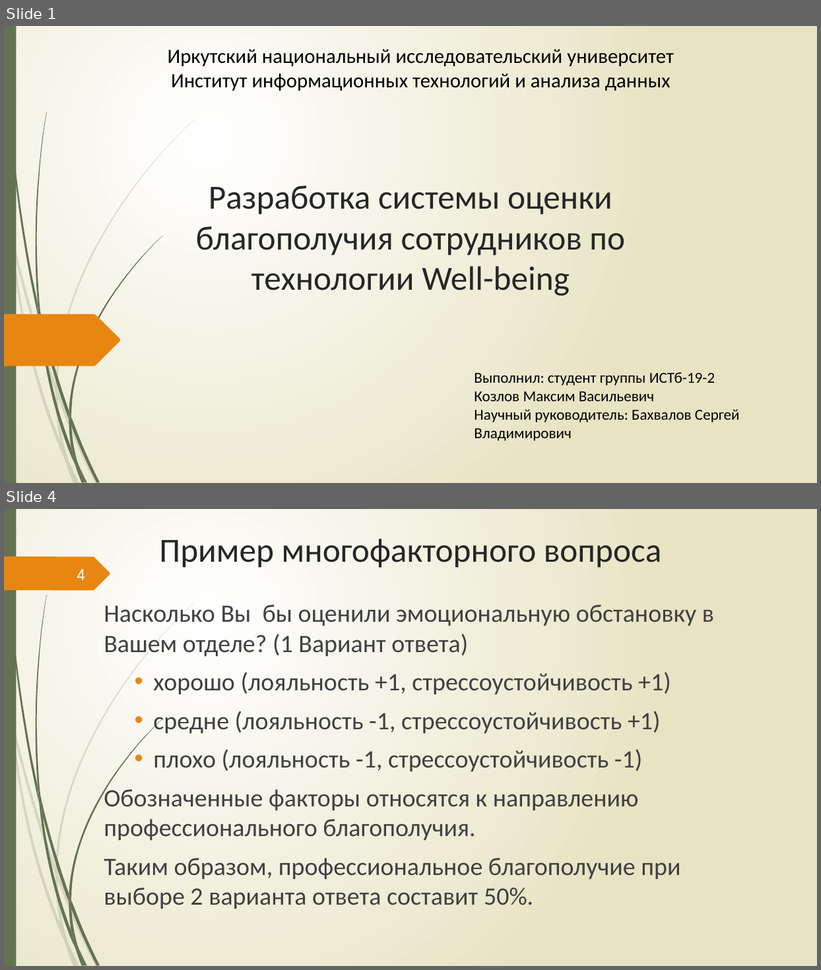
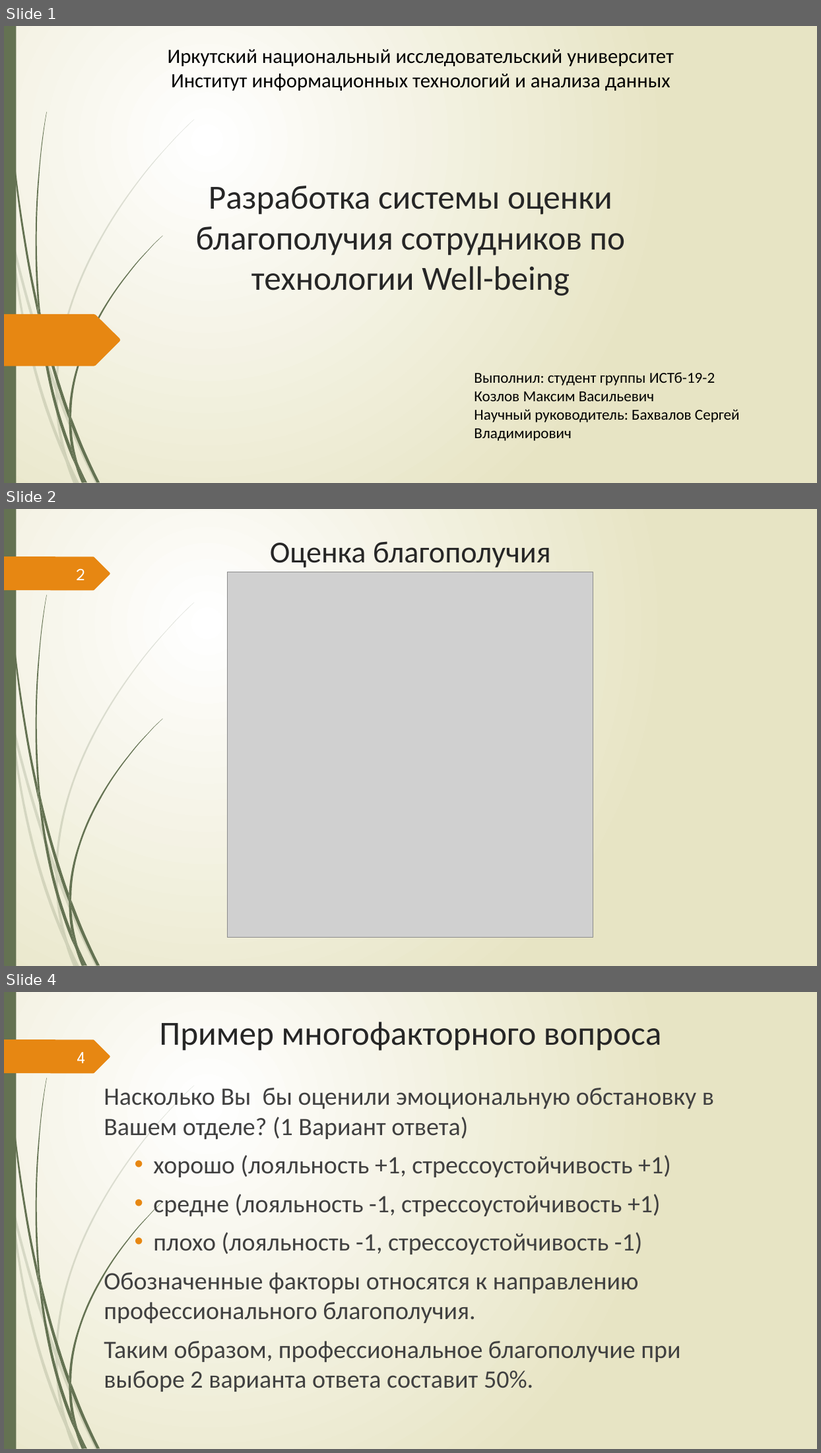
Before and after one commit to Csar9000/Quality-of-life-assessment-system, a slide deck: Документы/Презентация для конференции.pptx. Shown one above the other, each under a label of ours: slides 1 and 4 before the commit, slides 1, 2 and 4 after it; the slides between them are not shown. The pictures are 821x970 and 821x1453 pixels, drawn with LibreOffice and Linux fonts; fonts in the diff are those of the drawing; grey boxes stand for pictures. Boxes give left, top, right and bottom in pixels: in the first picture for what was removed or moved away, otherwise in the second. Text is boxed around its words. In the diff, an @@ line names an element or a change of style, - is before the commit and + after.

```diff
--- a/Документы/Презентация для конференции.pptx
+++ b/Документы/Презентация для конференции.pptx
@@ slide 2 added at (4,509,817,966), background gradient #FFFFFF to #E8E6C4; not listed: 24 template elements that a slide beside it also shows @@
@@ title added at (270,541,551,568), 36 pt, text #262626 @@
+Оценка благополучия
@@ page number added at (76,568,85,580), 20 pt, text #FEFFFF @@
+2
@@ picture added at (228,572,594,939) @@
```
Also in this commit, not shown: 1 slide changed, 3 slides removed, 7 other files.
